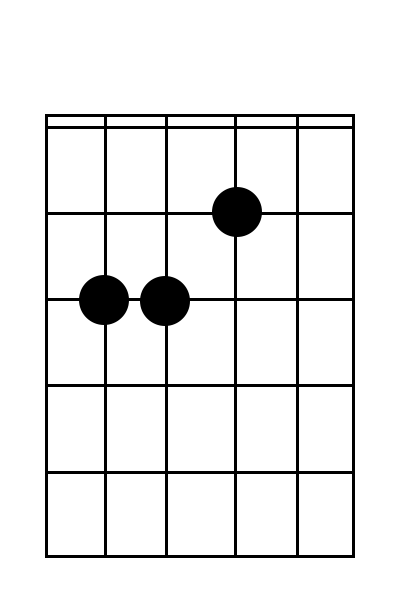
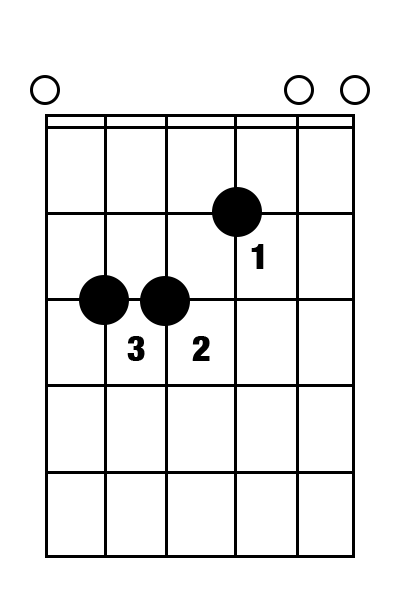
Layered file, before and after one edit (w=400, h=600). Changes by layer:
added layer "3" above "Ellipse 4" over bbox(127, 336, 145, 361)
added layer "Ellipse 4" above "Ellipse 3" over bbox(340, 75, 370, 105)
added layer "Ellipse 3" above "Ellipse 2" over bbox(284, 75, 314, 105)
added layer "Ellipse 2" above "2" over bbox(30, 75, 60, 105)
added layer "2" above "1" over bbox(192, 336, 210, 361)
added layer "1" above "Rectangle 3" over bbox(251, 244, 264, 269)
